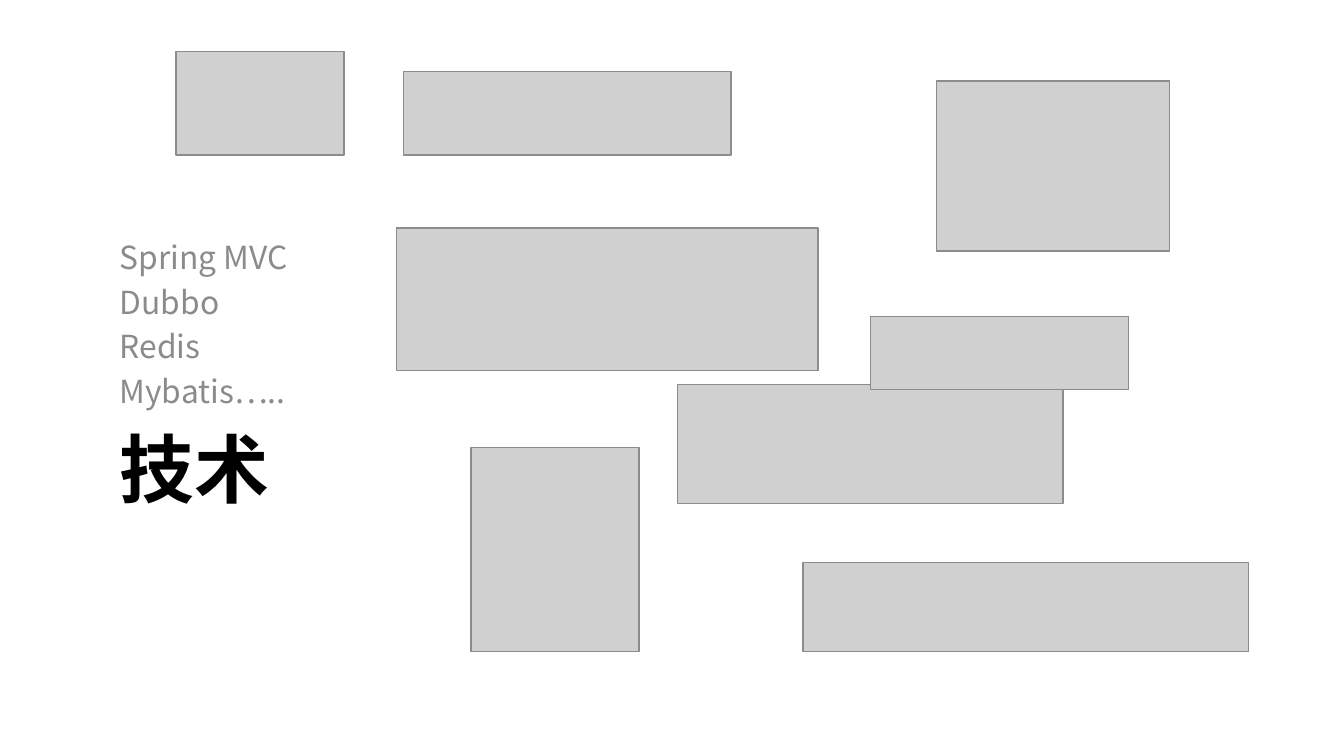
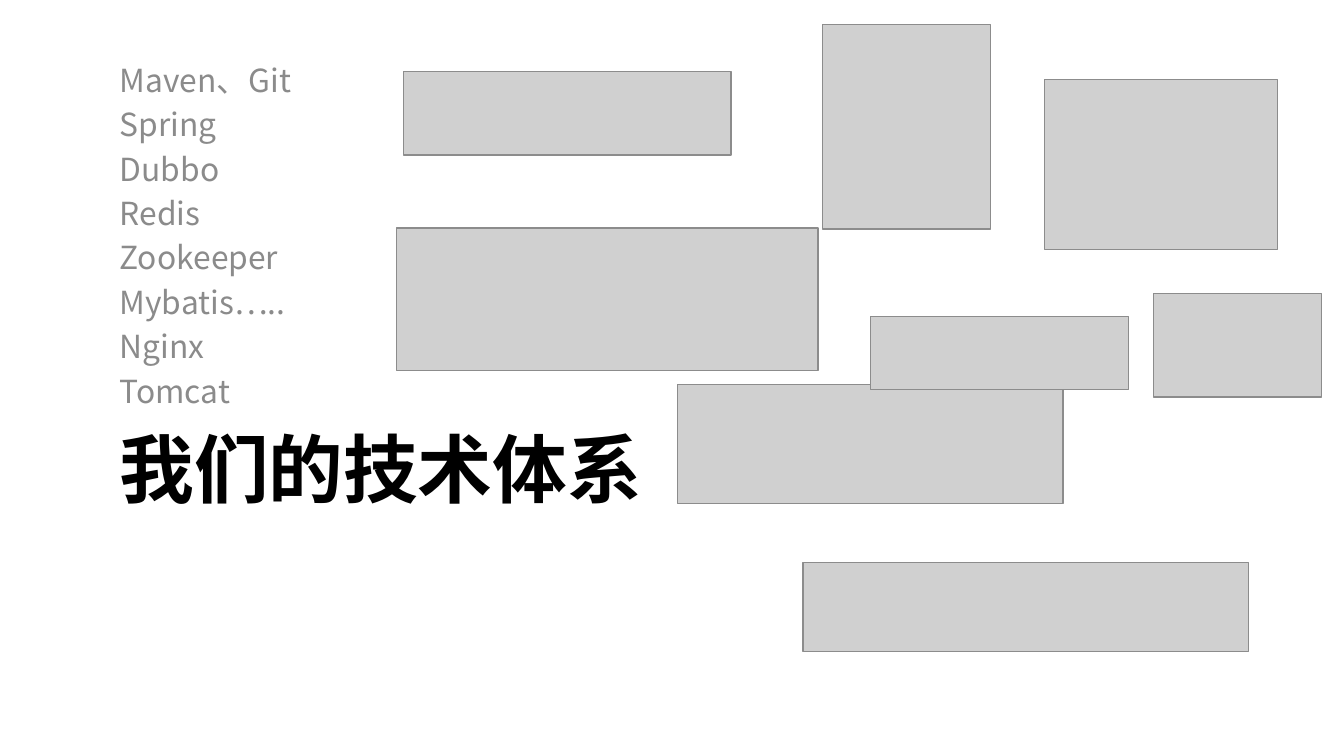
Before and after one commit to shiyunlai/tistools, a slide deck: slide 24 of TIStools.pptx (slide 8 before the commit). Drawn at 1344x756 pixels with LibreOffice and Linux fonts; fonts in the diff are those of the drawing; grey boxes stand for pictures. Boxes give left, top, right and bottom in pixels: in the first picture for what was removed or moved away, otherwise in the second. Text is boxed around its words. In the diff, an @@ line names an element or a change of style, - is before the commit and + after.

```diff
--- a/TIStools.pptx
+++ b/TIStools.pptx
@@ picture: place and size @@
-picture at (470,448,638,652)
+picture at (823,24,991,228)
@@ text "Maven、Git": place and size @@
-text "Maven、Git" at (120,244,288,411)
+text "Maven、Git" at (120,67,292,404)
@@ text at (120,67,292,144): text changed @@
-Spring MVC
+Maven、Git
+Spring
@@ picture: place and size @@
-picture at (937,81,1169,250)
+picture at (1044,79,1277,249)
@@ text at (120,244,279,276): paragraph added @@
+Zookeeper
@@ picture: place and size @@
-picture at (176,51,344,155)
+picture at (1153,293,1321,396)
@@ text at (120,333,231,404): paragraphs added @@
+Nginx
+Tomcat
@@ title at (120,433,642,504): text changed @@
-技术
+我们的技术体系
```
Also in this commit, not shown: 8 other slides changed, 3 slides added.
